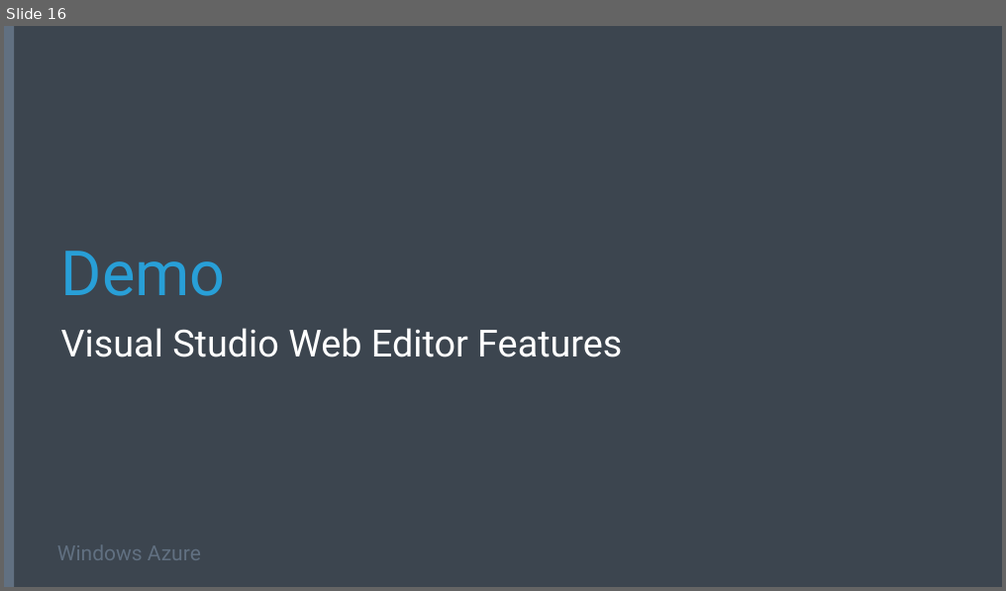
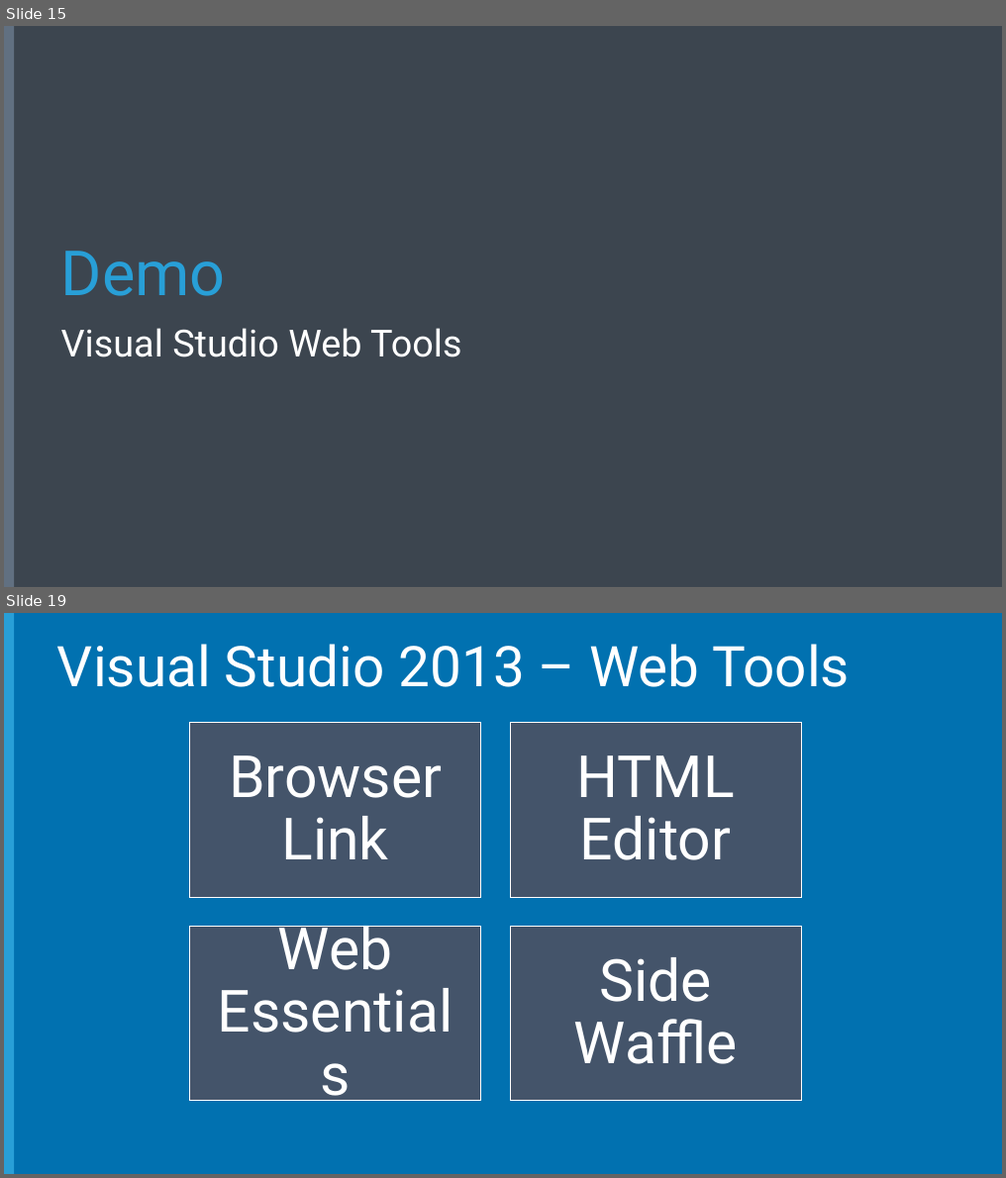
Before and after one commit to Microsoft-Web/DECK-ASPNET-and-VS-Web-Tooling, a slide deck: 2-ASPNET-and-VS-Web-Tooling.pptx. Shown one above the other, each under a label of ours: slide 16 before the commit, slides 15 and 19 after it; the slides between them are not shown. The pictures are 1006x591 and 1006x1178 pixels, drawn with LibreOffice and Linux fonts; fonts in the diff are those of the drawing; background and template pictures are left out. Boxes give left, top, right and bottom in pixels: in the first picture for what was removed or moved away, otherwise in the second. Text is boxed around its words. In the diff, an @@ line names an element or a change of style, - is before the commit and + after.

Commit message:
Updated presentation
Cleaned up features section, added in content from VS Launch

```diff
--- a/2-ASPNET-and-VS-Web-Tooling.pptx
+++ b/2-ASPNET-and-VS-Web-Tooling.pptx
@@ slide 19 added at bbox=[4, 613, 1002, 1174], background #0171B0 @@
@@ rectangle added at bbox=[4, 613, 14, 1174], fill #289FD7 @@
@@ title added at bbox=[57, 644, 849, 687], 54 pt, text #FFFFFF @@
+Visual Studio 2013 – Web Tools
@@ group added at bbox=[190, 722, 801, 1101]: 4 rectangles, 4 texts @@
+Browser Link
+HTML Editor
+Web Essentials
+Side Waffle
@@ what was slide 16 is now slide 15 @@
@@ slide 15 changed as well @@
@@ subtitle at bbox=[61, 328, 461, 358]: text changed @@
-Visual Studio Web Editor Features
+Visual Studio Web Tools
@@ text removed at bbox=[57, 546, 201, 561] @@
-Windows Azure
```
Also in this commit, not shown: 4 other slides changed, 13 other slides added, 13 slides removed.
